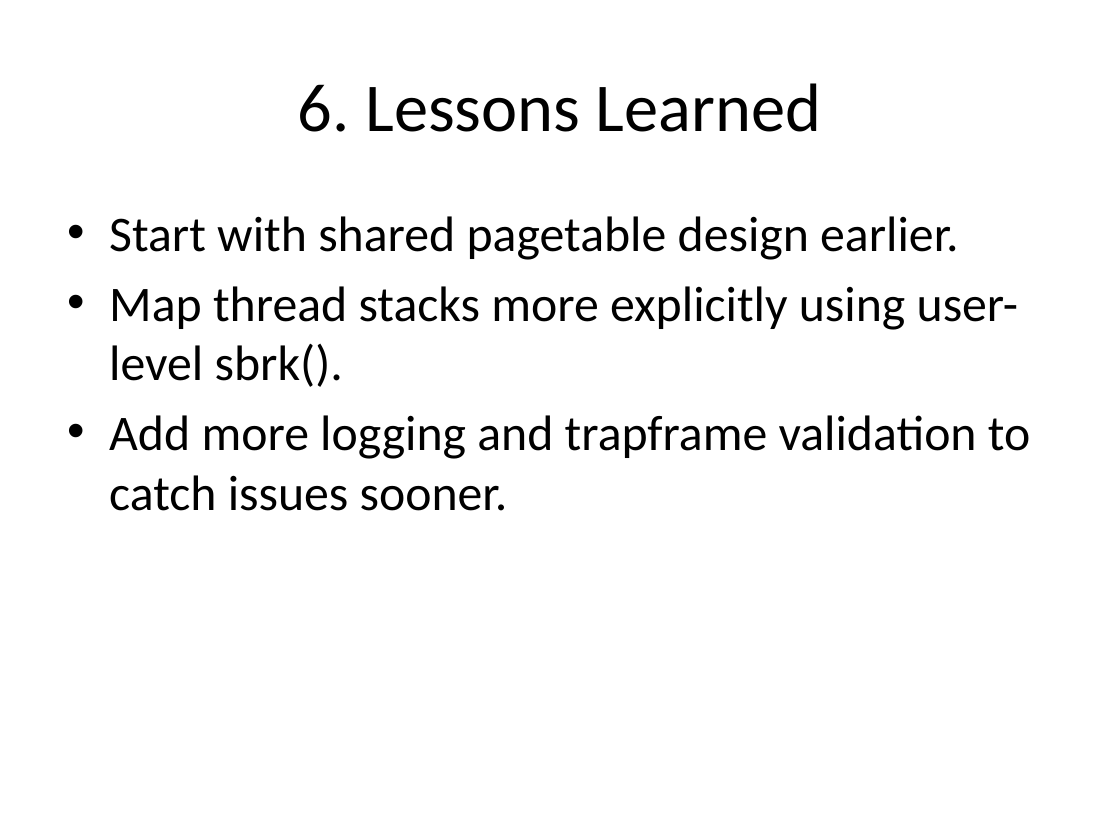
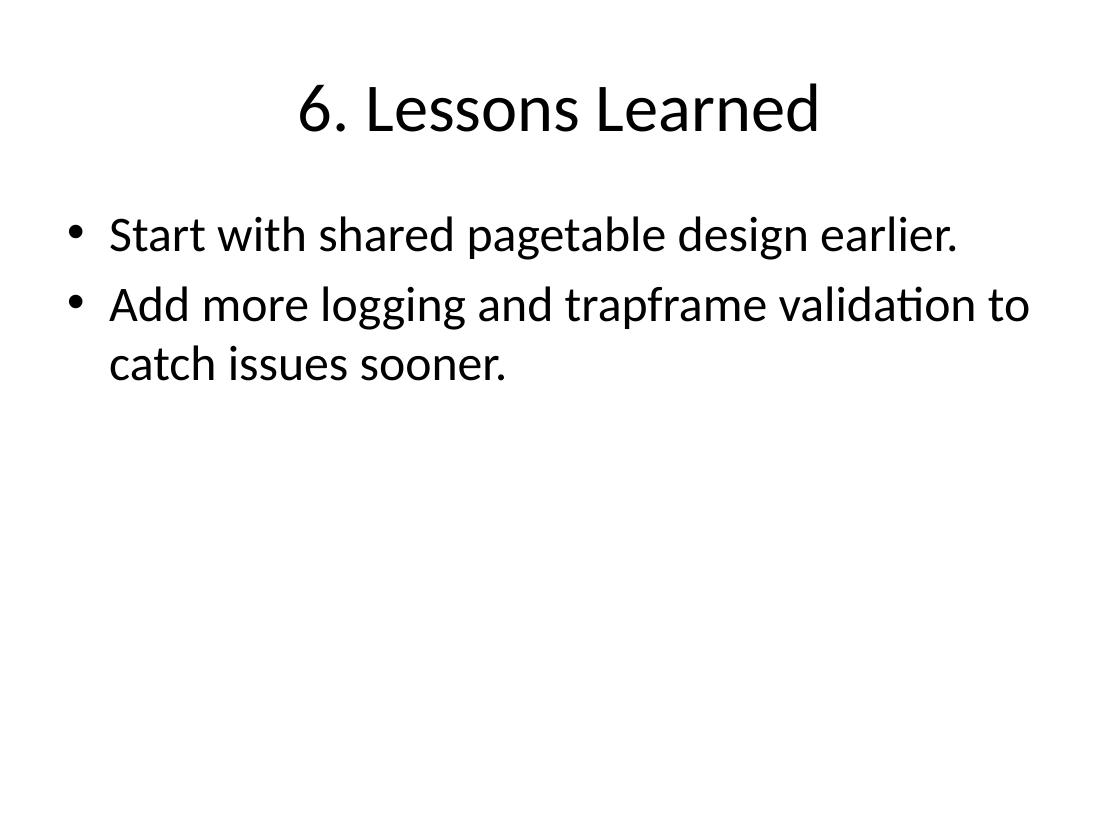
Before and after one commit to paianish/xv6Repo, a slide deck: slide 7 of doc/xv6_threading_presentation.pptx. Drawn at 1120x840 pixels with LibreOffice and Linux fonts; fonts in the diff are those of the drawing. Boxes give left, top, right and bottom in pixels: in the first picture for what was removed or moved away, otherwise in the second. Text is boxed around its words. In the diff, an @@ line names an element or a change of style, - is before the commit and + after.

```diff
--- a/doc/xv6_threading_presentation.pptx
+++ b/doc/xv6_threading_presentation.pptx
@@ text at (x1=109, y1=286, x2=1019, y2=387): paragraph removed @@
-• Map thread stacks more explicitly using user-level sbrk().
```
Also in this commit, not shown: 1 other slide changed, 2 other files.
